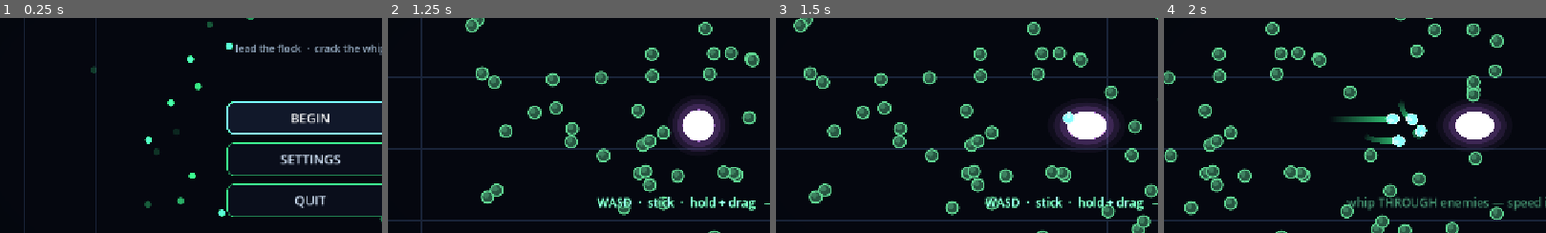
Above: before the commit, frames 1-4 (left to right).
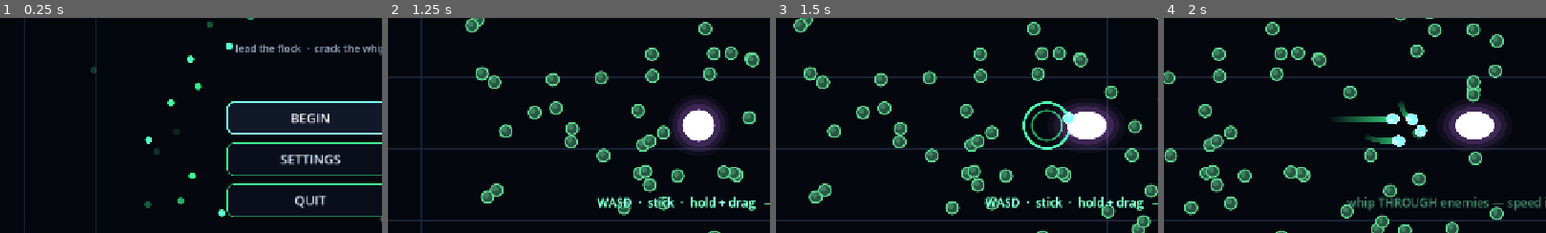
Above: after the commit, the same moments.

Repository: jadjoker/tdf
Game: Godot game, scene res://scenes/MainMenu.tscn
The game is run twice, just before and just after one commit, with the same random seed, the same clock (stepped at 60 frames per second) and the same inputs.
Inputs (mouse positions are % of the whole screen's width and height, from its top left):
- Up to frame 1 (0.25 s): no input
- Up to frame 2 (1.25 s): click "BEGIN" at 0.5 s
- Up to frame 3 (1.5 s): tap Enter at 1.25 s; move the mouse to (72, 45) at 1.27 s; hold D (move_right) from 1.28 s (still down); tap Space at 1.35 s; click (72, 45) at 1.42 s
- Up to frame 4 (2 s): keep holding D (move_right); tap Space at 1.52, 1.82 s
The pictures show only the part of the screen within x 9-59%, y 25-75%; the shares and areas given below are measured in that part.

Frames 1-2 are identical in both runs. In frame 3, 0.8% of the frame differs, in the area x 64-78%, y 38-62%; in frame 4, nothing differs.

Commit message:
Flock verbs: Sling and Pulse - active control between fights
Playtest feedback: travel time was passive. Two new commands, both
temporary modifiers on the core follow physics:

- Sling (hold RMB/RB, release): flock coils tight during charge, then
  launches as a ballistic spear toward cursor/facing; follow forces
  drop for 0.45s so it flies. Aimable whip-crack on demand.
- Pulse (Space/B, 4s cd): radial bloom - own units burst outward,
  enemies shoved and chipped; springs reel everything back.

Charging/ballistic suppress ring formation; pause screen lists controls.

Co-Authored-By: Claude Fable 5 <noreply@anthropic.com>

Diff:
--- a/scripts/phase_1.gd
+++ b/scripts/phase_1.gd
@@ -122,6 +122,82 @@
 const WAKE_RADIUS := 45.0
 const COMET_DPS := 60.0              # per stack at full speed
 const COMET_MIN_SPEED := 250.0
+
+# Flock verbs (playtest: travel time felt passive — these are active
+# control vocabulary usable mid-flight)
+const SLING_CHARGE_TIME := 0.6       # hold time to reach full power
+const SLING_IMPULSE_MIN := 1100.0
+const SLING_IMPULSE_MAX := 2000.0
+const SLING_BALLISTIC_TIME := 0.45   # follow forces nearly off while the spear flies
+const PULSE_COOLDOWN := 4.0
+const PULSE_UNIT_KICK := 750.0       # outward burst speed for own units
+const PULSE_RADIUS := 260.0
+const PULSE_ENEMY_KICK := 520.0
+
+var _sling_charging: bool = false
+var _sling_charge: float = 0.0
+var _sling_ballistic: float = 0.0
+var _pulse_cd: float = 0.0
+
+
+func _unhandled_input(event: InputEvent) -> void:
+	if _game_over or get_tree().paused:
+		return
+	if event is InputEventMouseButton and event.button_index == MOUSE_BUTTON_RIGHT:
+		if event.pressed:
+			_sling_charging = true
+		elif _sling_charging:
+			var aim: Vector2 = (get_global_mouse_position() - player.global_position).normalized()
+			_release_sling(aim if aim.length() > 0.5 else _player_dir)
+	elif event is InputEventJoypadButton:
+		if event.button_index == JOY_BUTTON_RIGHT_SHOULDER:
+			if event.pressed:
+				_sling_charging = true
+			elif _sling_charging:
+				_release_sling(_player_dir if _player_dir != Vector2.ZERO else Vector2.RIGHT)
+		elif event.button_index == JOY_BUTTON_B and event.pressed:
+			_do_pulse()
+	elif event is InputEventKey and event.pressed and event.keycode == KEY_SPACE:
+		_do_pulse()
+
+
+func _release_sling(aim: Vector2) -> void:
+	_sling_charging = false
+	var power: float = lerpf(SLING_IMPULSE_MIN, SLING_IMPULSE_MAX, _sling_charge)
+	_sling_charge = 0.0
+	_sling_ballistic = SLING_BALLISTIC_TIME
+	for u in get_tree().get_nodes_in_group("swarm_unit"):
+		if not is_instance_valid(u):
+			continue
+		u.vel = aim * power + u.follow_offset_norm * 220.0
+	play_sfx("whip", 0.6)
+	add_trauma(0.12)
+
+
+func _do_pulse() -> void:
+	if _pulse_cd > 0.0:
+		return
+	_pulse_cd = PULSE_COOLDOWN
+	var center: Vector2 = player.global_position
+	for u in get_tree().get_nodes_in_group("swarm_unit"):
+		if not is_instance_valid(u):
+			continue
+		var d: Vector2 = u.global_position - center
+		u.vel += (d.normalized() if d.length() > 1.0 else Vector2.RIGHT.rotated(randf() * TAU)) * PULSE_UNIT_KICK
+	for e in get_tree().get_nodes_in_group("enemies"):
+		if not is_instance_valid(e):
+			continue
+		var de: Vector2 = e.global_position - center
+		if de.length() < PULSE_RADIUS and de.length() > 0.001:
+			e.apply_grind(de.normalized() * PULSE_ENEMY_KICK)
+			e.take_external_damage(10.0)
+	var burst: Node2D = preload("res://scripts/hit_burst.gd").new()
+	burst.color = UIS.MINT
+	burst.scale_mult = 1.3
+	add_child(burst)
+	burst.global_position = center
+	play_sfx("kill", 1.35)
+	add_trauma(0.2)
 
 # Physics-juice pass: impact feedback systems
 const SHOCKWAVE_RADIUS := 160.0      # death blast physically ripples the flock
@@ -364,12 +440,20 @@
 	# Smooth the noisy per-frame speed so mode switching doesn't flicker
 	_smoothed_speed = lerpf(_smoothed_speed, player_speed, 1.0 - exp(-speed_smoothing * delta))
 
+	# Flock-verb timers
+	if _sling_charging:
+		_sling_charge = minf(_sling_charge + delta / SLING_CHARGE_TIME, 1.0)
+	_sling_ballistic = maxf(_sling_ballistic - delta, 0.0)
+	_pulse_cd = maxf(_pulse_cd - delta, 0.0)
+
 	# Ring only forms after a short continuous stillness (quick taps don't flash it)
 	if _smoothed_speed < idle_speed_threshold:
 		_idle_time += delta
 	else:
 		_idle_time = 0.0
-	var is_idle: bool = _idle_time >= orbit_engage_delay
+	# Charging or a flying spear overrides the ring — the flock is busy
+	var is_idle: bool = _idle_time >= orbit_engage_delay \
+		and not _sling_charging and _sling_ballistic <= 0.0
 
 	var slots_reassigned := false
 	var t_sim: int = Time.get_ticks_usec()
@@ -958,6 +1042,13 @@
 		_overlay_button(box, "MENU", go_to_menu)
 		resume.grab_focus()
 
+		var controls := Label.new()
+		controls.text = "hold RIGHT-CLICK / RB — sling the flock        Space / B — pulse"
+		controls.add_theme_font_size_override("font_size", 13)
+		controls.modulate = UIS.TEXT_DIM
+		controls.horizontal_alignment = HORIZONTAL_ALIGNMENT_CENTER
+		box.add_child(controls)
+
 		var hint := Label.new()
 		hint.text = "Esc · R · M"
 		hint.add_theme_font_size_override("font_size", 12)
@@ -1018,16 +1109,27 @@
 	# Shared target trails behind the player's motion; each unit adds its own
 	# persistent offset so the swarm flows as a teardrop instead of a bunched dot
 	var base_target: Vector2 = player.global_position - _player_dir * trail_distance
+	var strength_mult: float = 1.0
+	var spread_mult: float = 1.0
+
+	if _sling_charging:
+		# Coil: the flock compresses hard around the player — visible charge-up
+		base_target = player.global_position
+		strength_mult = 2.5
+		spread_mult = 0.25
+	elif _sling_ballistic > 0.0:
+		# Spear in flight: barely reeled in until the ballistic window ends
+		strength_mult = 0.12
 
 	for u in swarm_units:
-		var target_pos: Vector2 = base_target + u.follow_offset_norm * follow_spread
+		var target_pos: Vector2 = base_target + u.follow_offset_norm * follow_spread * spread_mult
 		var pos: Vector2 = u.global_position
 		var to_target: Vector2 = target_pos - pos
 		var dist: float = to_target.length()
 
 		if dist > 0.01:
 			var dir: Vector2 = to_target / dist
-			u.vel += dir * u.strength * delta
+			u.vel += dir * u.strength * strength_mult * delta
 
 		# Apply friction
 		u.vel *= friction
Not shown, changed: PROJECT_BIBLE.md
